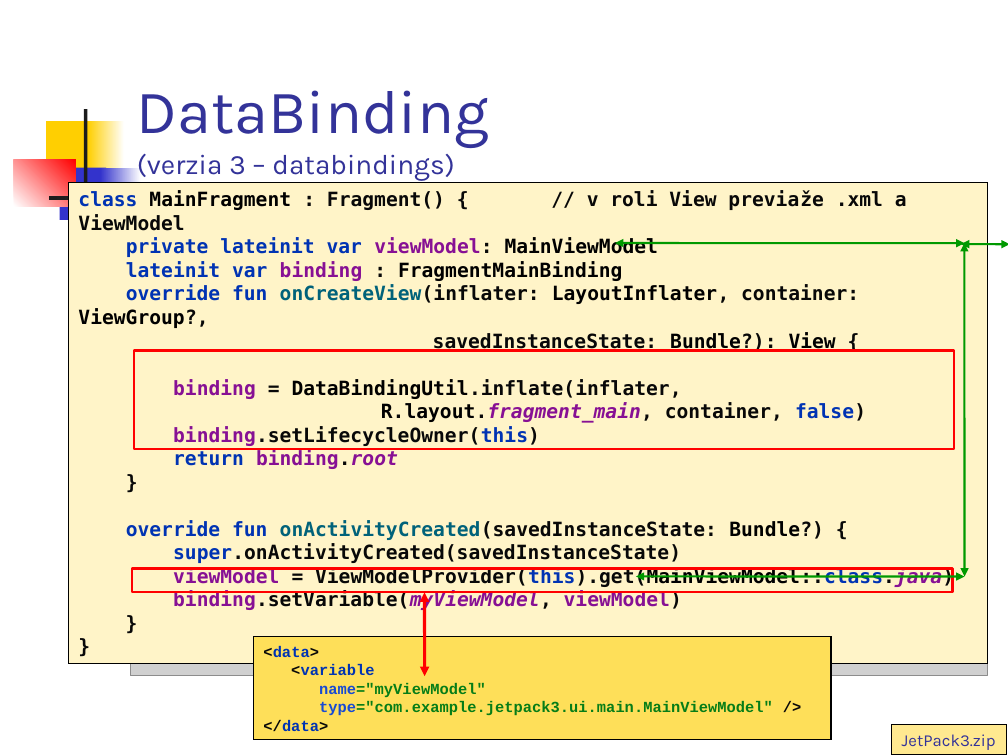
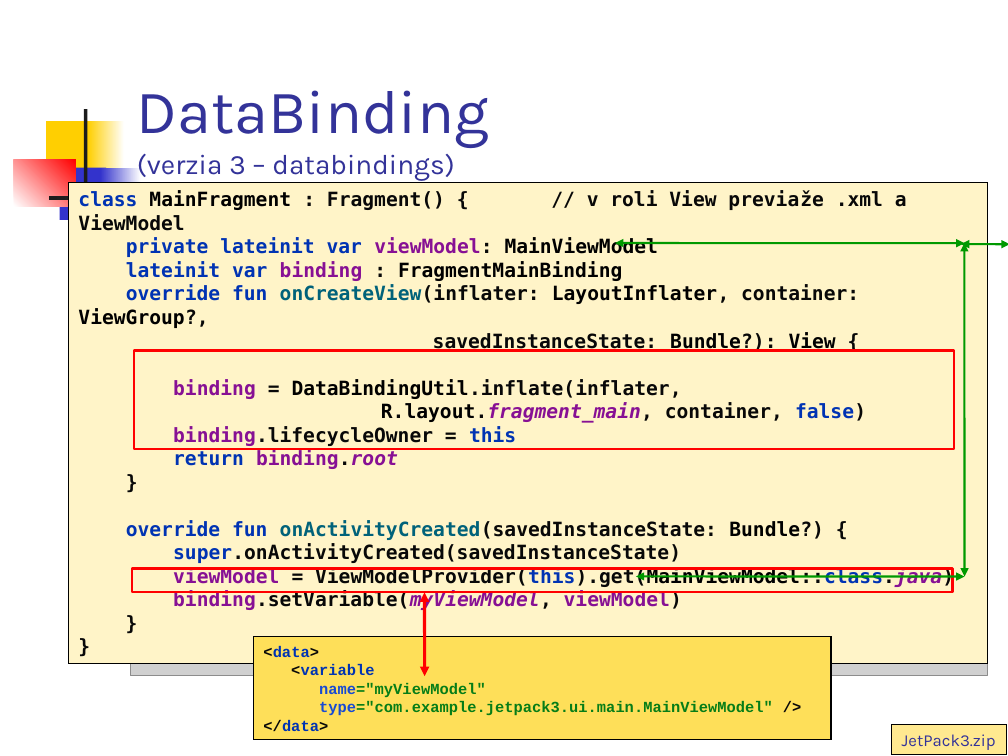
Before and after one commit to vmandro/Prednasky, a slide deck: slide 24 of 07/07_Android.ppt. Drawn at 1008x756 pixels with LibreOffice and Linux fonts; fonts in the diff are those of the drawing; grey boxes stand for pictures. Boxes give left, top, right and bottom in pixels: in the first picture for what was removed or moved away, otherwise in the second. Text is boxed around its words. In the diff, an @@ line names an element or a change of style, - is before the commit and + after.

```diff
--- a/07/07_Android.ppt
+++ b/07/07_Android.ppt
@@ text in rectangle at [173, 402, 866, 469]: text changed @@
-R.layout.fragment_main, container, false)
-binding.setLifecycleOwner(this)
-return binding.root
-}
+R.layout.fragment_main, container, false)
+binding.lifecycleOwner = this
+return binding.root
+}
```
Also in this commit, not shown: 20 other slides changed, 1 other file.
